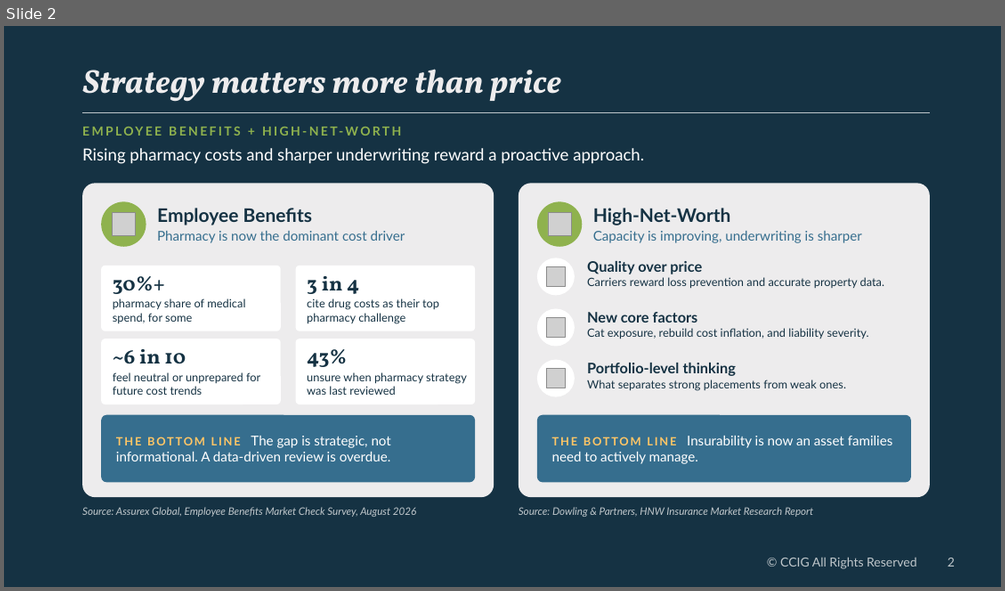
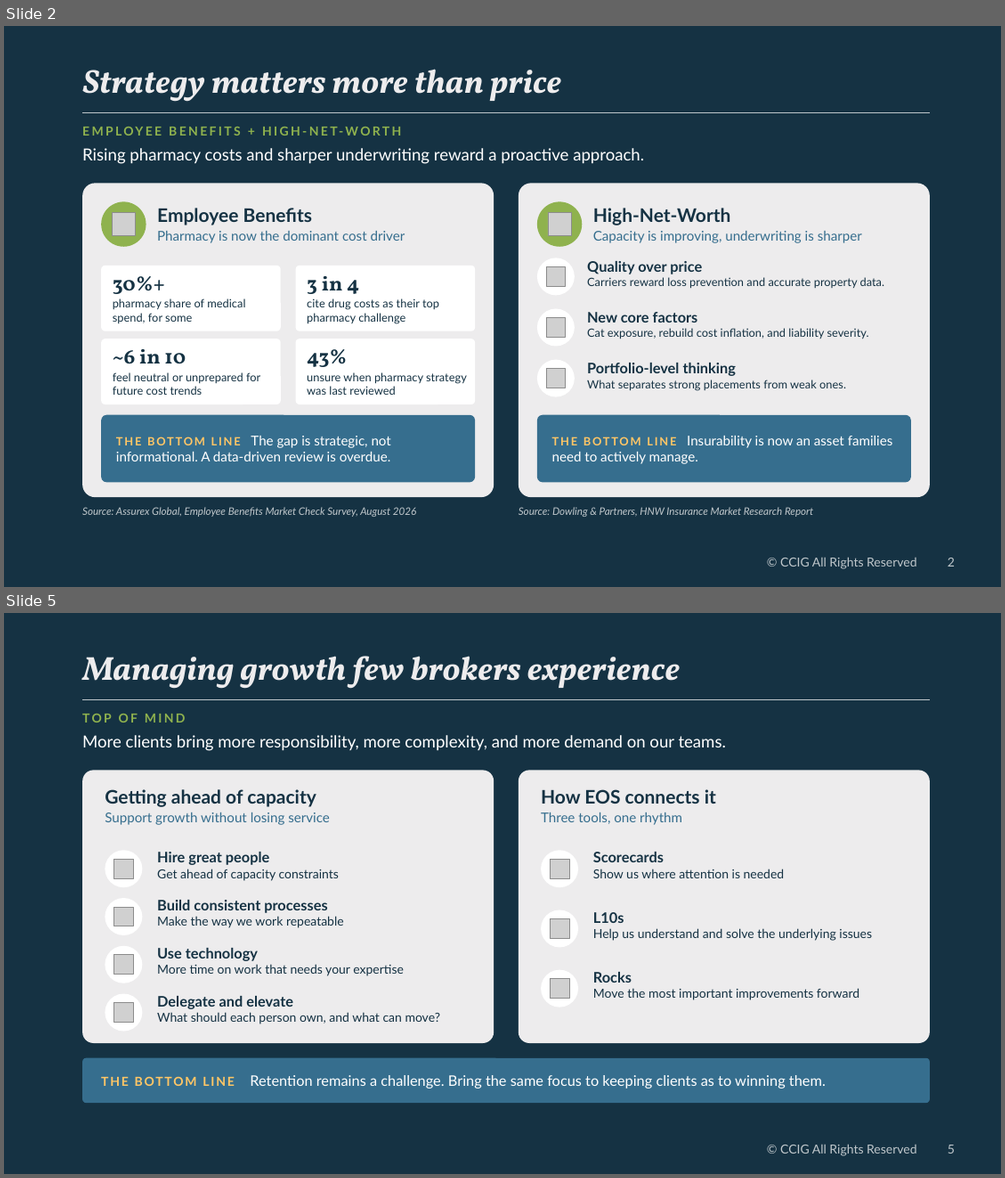
Before and after one commit to kinecopro-bit/CCIG_Brand, a slide deck: Market Update/CCIG_Market_Update_Slides_CCIG-Brand.pptx. Shown one above the other, each under a label of ours: slide 2 before the commit, slides 2 and 5 after it; the slides between them are not shown. The pictures are 1005x591 and 1005x1178 pixels, drawn with LibreOffice and Linux fonts; fonts in the diff are those of the drawing; grey boxes stand for pictures; background and template pictures are left out. Boxes give left, top, right and bottom in pixels: in the first picture for what was removed or moved away, otherwise in the second. Text is boxed around its words. In the diff, an @@ line names an element or a change of style, - is before the commit and + after.

```diff
--- a/Market Update/CCIG_Market_Update_Slides_CCIG-Brand.pptx
+++ b/Market Update/CCIG_Market_Update_Slides_CCIG-Brand.pptx
@@ slide 5 added at (x1=4, y1=613, x2=1001, y2=1174), background #153243; not listed: 2 template elements that a slide beside it also shows @@
@@ text added at (x1=83, y1=656, x2=680, y2=689), 32 pt, text #EDECED, bold, italic @@
+Managing growth few brokers experience
@@ line added from (82, 699) to (930, 699), #BFC7CB 1.5 pt @@
@@ text added at (x1=82, y1=714, x2=186, y2=722), 12 pt, text #8FB24E, bold @@
+TOP OF MIND
@@ text added at (x1=82, y1=735, x2=726, y2=751), 16 pt, text #FFFFFF @@
+More clients bring more responsibility, more complexity, and more demand on our teams.
@@ rounded rectangle added at (x1=82, y1=770, x2=494, y2=1043), fill #EDECED @@
@@ rounded rectangle added at (x1=518, y1=770, x2=930, y2=1043), fill #EDECED @@
@@ text added at (x1=105, y1=789, x2=316, y2=807), 18 pt, text #153243, bold @@
+Getting ahead of capacity
@@ text added at (x1=541, y1=789, x2=716, y2=803), 18 pt, text #153243, bold @@
+How EOS connects it
@@ text added at (x1=105, y1=812, x2=330, y2=825), 13 pt, text #366E8E @@
+Support growth without losing service
@@ text added at (x1=541, y1=812, x2=682, y2=825), 13 pt, text #366E8E @@
+Three tools, one rhythm
@@ ellipse added at (x1=105, y1=850, x2=142, y2=887), fill #FFFFFF @@
@@ text added at (x1=157, y1=852, x2=339, y2=881), 12 pt, text #153243 @@
+Hire great people
+Get ahead of capacity constraints
@@ ellipse added at (x1=541, y1=850, x2=578, y2=887), fill #FFFFFF @@
@@ text added at (x1=593, y1=852, x2=785, y2=878), 12 pt, text #153243 @@
+Scorecards
+Show us where attention is needed
@@ picture added at (x1=114, y1=859, x2=133, y2=878) @@
@@ picture added at (x1=550, y1=859, x2=569, y2=878) @@
@@ ellipse added at (x1=105, y1=898, x2=142, y2=935), fill #FFFFFF @@
@@ text added at (x1=157, y1=900, x2=344, y2=928), 12 pt, text #153243 @@
+Build consistent processes
+Make the way we work repeatable
@@ picture added at (x1=114, y1=907, x2=133, y2=926) @@
@@ ellipse added at (x1=541, y1=910, x2=578, y2=948), fill #FFFFFF @@
@@ picture added at (x1=550, y1=919, x2=569, y2=938) @@
@@ text added at (x1=593, y1=912, x2=872, y2=941), 12 pt, text #153243 @@
+L10s
+Help us understand and solve the underlying issues
@@ ellipse added at (x1=105, y1=946, x2=142, y2=983), fill #FFFFFF @@
@@ picture added at (x1=114, y1=955, x2=133, y2=974) @@
@@ text added at (x1=157, y1=948, x2=404, y2=976), 12 pt, text #153243 @@
+Use technology
+More time on work that needs your expertise
@@ ellipse added at (x1=541, y1=970, x2=578, y2=1007), fill #FFFFFF @@
@@ picture added at (x1=550, y1=979, x2=569, y2=998) @@
@@ text added at (x1=593, y1=972, x2=859, y2=1000), 12 pt, text #153243 @@
+Rocks
+Move the most important improvements forward
@@ ellipse added at (x1=105, y1=994, x2=142, y2=1031), fill #FFFFFF @@
@@ picture added at (x1=114, y1=1003, x2=133, y2=1022) @@
@@ text added at (x1=157, y1=996, x2=441, y2=1024), 12 pt, text #153243 @@
+Delegate and elevate
+What should each person own, and what can move?
@@ rounded rectangle added at (x1=82, y1=1058, x2=930, y2=1103), fill #366E8E @@
@@ text added at (x1=250, y1=1075, x2=825, y2=1088), 14 pt, text #FFFFFF @@
+THE BOTTOM LINE Retention remains a challenge. Bring the same focus to keeping clients as to winning them.
```
Also in this commit, not shown: 3 other slides added.
